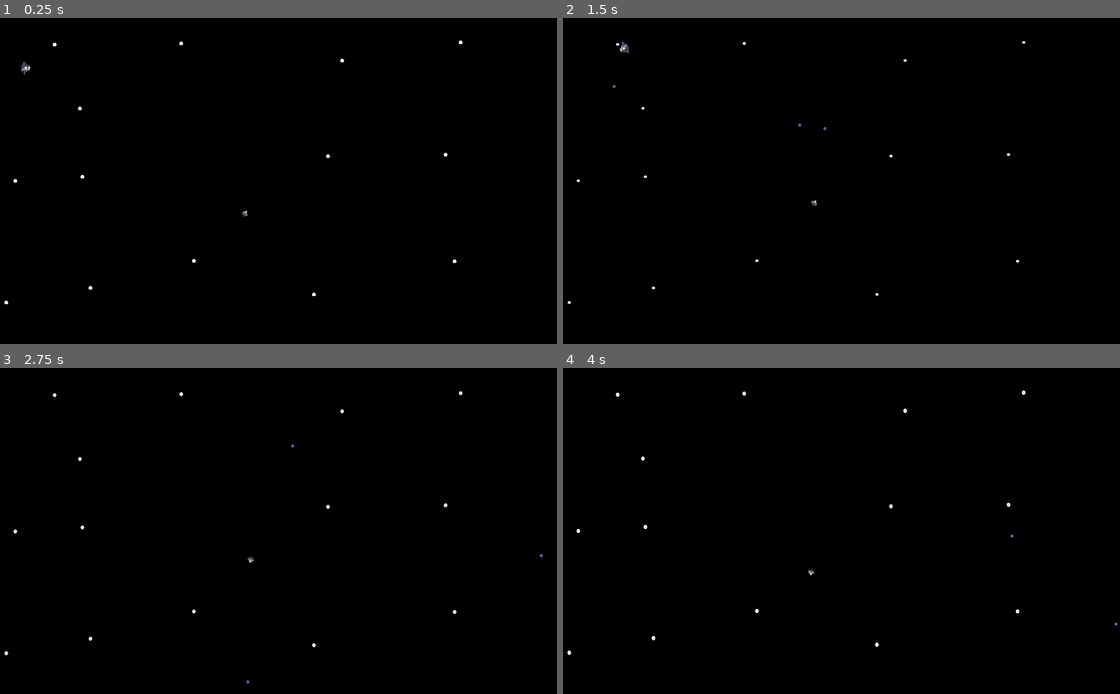
Above: before the commit, frames 1-4 (two rows, left to right).
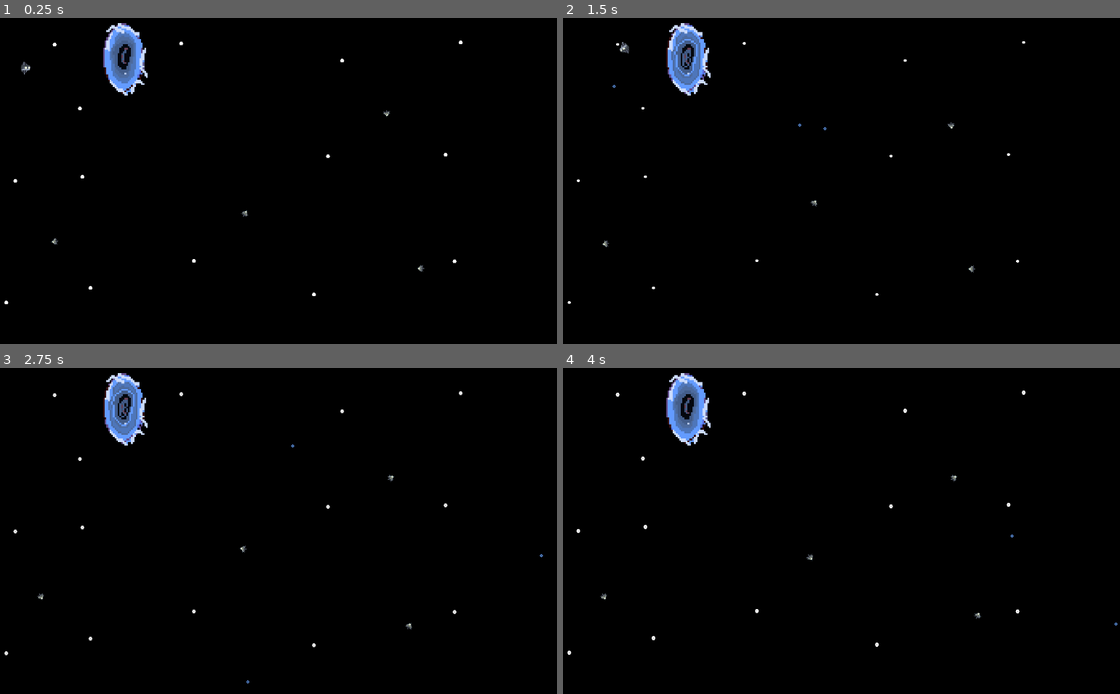
Above: after the commit, the same moments.

Repository: hamletrpg/project-s
Game: Godot game, scene res://scenes/Levels/level_1.tscn
The game is run twice, just before and just after one commit, with the same random seed, the same clock (stepped at 60 frames per second) and the same inputs.
Inputs (mouse positions are in pixels of both pictures, inside the frame that each line leads up to):
- Up to frame 1 (0.25 s): no input
- Up to frame 2 (1.5 s): move the mouse to (958, 164) at 0.52 s; hold D (right) 0.53-1.28 s; hold Space (main_fire) 0.53-1.28 s; move the mouse to (713, 197) at 1.27 s; hold S (down) from 1.28 s (still down); tap Space (main_fire) at 1.35 s
- Up to frame 3 (2.75 s): move the mouse to (323, 459) at 2.02 s; release S (down) at 2.03 s; hold D (right) from 2.03 s (still down); hold Space (main_fire) from 2.03 s (still down)
- Up to frame 4 (4 s): move the mouse to (802, 596) at 2.77 s; release D (right) at 2.78 s; release Space (main_fire) at 2.78 s; hold W (up) 2.78-3.53 s; tap Space (main_fire) at 2.85 s; move the mouse to (1003, 579) at 3.52 s; hold A (left) from 3.53 s (still down); hold Space (main_fire) from 3.53 s (still down)

The runs differ from the first frame. In frame 1, 1.2% of the frame differs, in the area x 9-77%, y 1-78%; in frame 2, 1.3%; in frame 3, 1.3%, in the area x 6-75%, y 1-81%; in frame 4, 1.3%.

Commit message:
added some visuals improvements, have to work on level design now

Diff:
--- /dev/null
+++ b/scenes/Levels/decorations/portals/basic_portal.tscn
@@ -0,0 +1,35 @@
+[gd_scene load_steps=6 format=3 uid="uid://bvd6mi7v0tojs"]
+
+[ext_resource type="Texture2D" uid="uid://crdccdvmxmhmx" path="res://graphics/level/portal/basic_portal/portal1.png" id="1_mh38x"]
+[ext_resource type="Texture2D" uid="uid://cn26en4rxg433" path="res://graphics/level/portal/basic_portal/portal2.png" id="2_abu8o"]
+[ext_resource type="Texture2D" uid="uid://1oyycg2xakyn" path="res://graphics/level/portal/basic_portal/portal3.png" id="3_klnpb"]
+[ext_resource type="Texture2D" uid="uid://cs5vci0e6axjh" path="res://graphics/level/portal/basic_portal/portal4.png" id="4_okm87"]
+
+[sub_resource type="SpriteFrames" id="SpriteFrames_2rodu"]
+animations = [{
+"frames": [{
+"duration": 1.0,
+"texture": ExtResource("1_mh38x")
+}, {
+"duration": 1.0,
+"texture": ExtResource("2_abu8o")
+}, {
+"duration": 1.0,
+"texture": ExtResource("3_klnpb")
+}, {
+"duration": 1.0,
+"texture": ExtResource("4_okm87")
+}],
+"loop": true,
+"name": &"idle",
+"speed": 2.0
+}]
+
+[node name="basic_portal" type="Node2D"]
+scale = Vector2(3.27003, 3.51699)
+
+[node name="AnimatedSprite2D" type="AnimatedSprite2D" parent="."]
+sprite_frames = SubResource("SpriteFrames_2rodu")
+animation = &"idle"
+autoplay = "idle"
+frame_progress = 0.166452
--- a/scenes/Levels/level_1.tscn
+++ b/scenes/Levels/level_1.tscn
@@ -1,10 +1,11 @@
-[gd_scene load_steps=9 format=3 uid="uid://bn3bv4jnmc88t"]
+[gd_scene load_steps=10 format=3 uid="uid://bn3bv4jnmc88t"]
 
 [ext_resource type="Script" path="res://scripts/levels/level_1.gd" id="1_esvit"]
 [ext_resource type="PackedScene" uid="uid://cfa5k6fj6tlv1" path="res://scenes/Player/player.tscn" id="1_grpn2"]
 [ext_resource type="PackedScene" uid="uid://bomv023tgkb8y" path="res://scenes/Player/projectiles/basic_player_laser.tscn" id="3_17ts8"]
 [ext_resource type="Texture2D" uid="uid://6ax8ixylje2t" path="res://graphics/level/tiles/black_shape_tile.png" id="4_cd8iy"]
 [ext_resource type="PackedScene" uid="uid://cmxjqojlhm8om" path="res://scenes/Enemies/basic_mob.tscn" id="4_ve0j3"]
+[ext_resource type="PackedScene" uid="uid://bvd6mi7v0tojs" path="res://scenes/Levels/decorations/portals/basic_portal.tscn" id="6_2warr"]
 [ext_resource type="PackedScene" uid="uid://2vgc2hveq4lk" path="res://scenes/Levels/decorations/basic_star.tscn" id="6_d05fh"]
 
 [sub_resource type="TileSetAtlasSource" id="TileSetAtlasSource_h6hcq"]
@@ -70,9 +71,23 @@
 [node name="basic_star14" parent="Starts" instance=ExtResource("6_d05fh")]
 position = Vector2(60, 565)
 
+[node name="portals" type="Node2D" parent="."]
+
+[node name="basic_portal" parent="portals" instance=ExtResource("6_2warr")]
+position = Vector2(291, 84)
+
 [node name="Enemies" type="Node2D" parent="."]
 
 [node name="basic_mob" parent="Enemies" instance=ExtResource("4_ve0j3")]
 position = Vector2(532, 391)
 
+[node name="basic_mob2" parent="Enemies" instance=ExtResource("4_ve0j3")]
+position = Vector2(814, 187)
+
+[node name="basic_mob3" parent="Enemies" instance=ExtResource("4_ve0j3")]
+position = Vector2(159, 444)
+
+[node name="basic_mob4" parent="Enemies" instance=ExtResource("4_ve0j3")]
+position = Vector2(885, 498)
+
 [connection signal="laser" from="player" to="." method="_on_player_laser"]
--- a/scenes/Player/projectiles/basic_player_laser.tscn
+++ b/scenes/Player/projectiles/basic_player_laser.tscn
@@ -10,6 +10,7 @@
 script = ExtResource("1_f8xcl")
 
 [node name="CollisionShape2D" type="CollisionShape2D" parent="."]
+position = Vector2(337, 30)
 shape = SubResource("CircleShape2D_dhkrm")
 
 [node name="Sprite2D" type="Sprite2D" parent="."]
Binary file added: graphics/level/portal/basic_portal/portal1.png
Not shown, added: graphics/level/portal/basic_portal/portal1.png.import
Binary file added: graphics/level/portal/basic_portal/portal2.png
Not shown, added: graphics/level/portal/basic_portal/portal2.png.import
Binary file added: graphics/level/portal/basic_portal/portal3.png
Not shown, added: graphics/level/portal/basic_portal/portal3.png.import
Binary file added: graphics/level/portal/basic_portal/portal4.png
Not shown, added: graphics/level/portal/basic_portal/portal4.png.import
